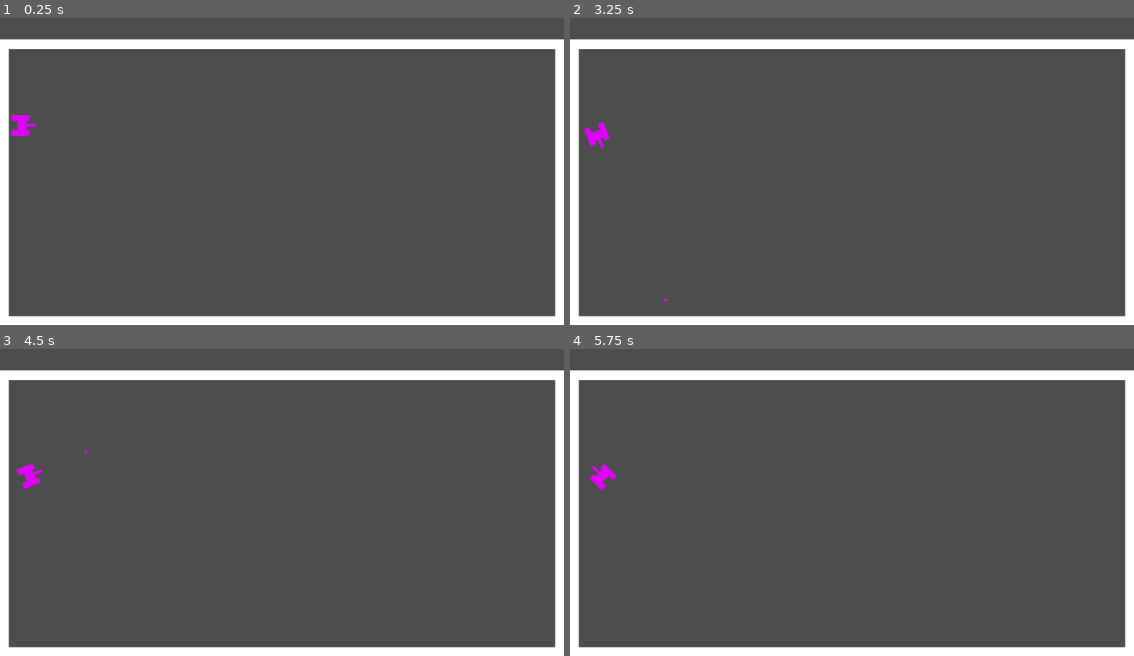
Above: before the commit, frames 1-4 (two rows, left to right).
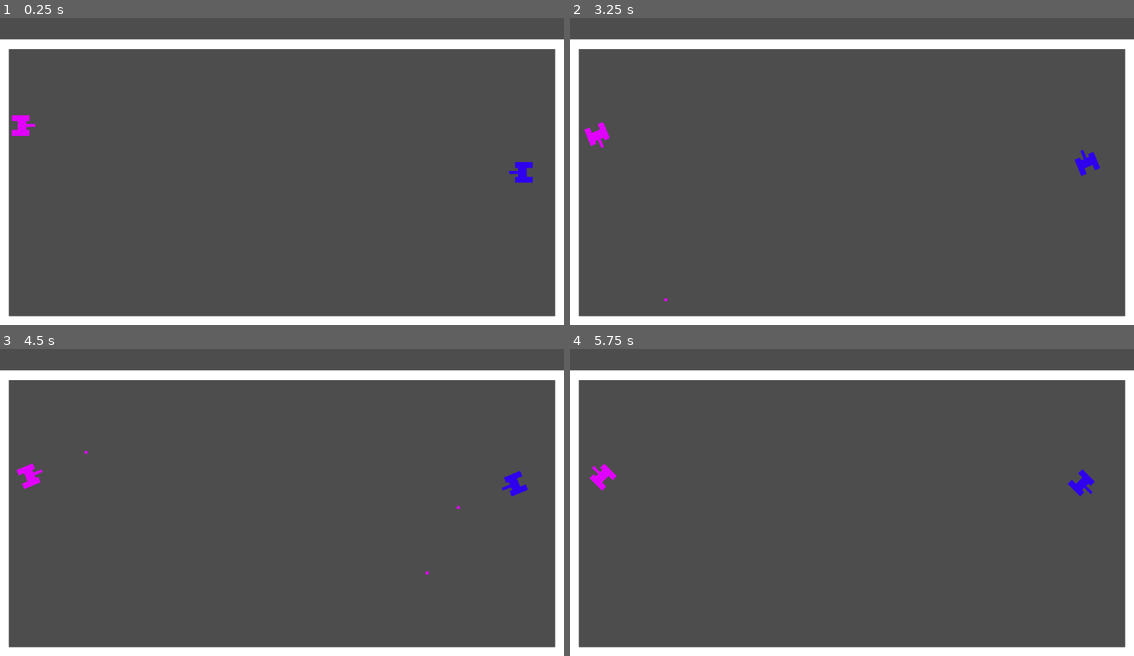
Above: after the commit, the same moments.

Repository: Jimegroxak/combat-atari-singleplayer
Game: Godot game, scene res://scripts/main.tscn
Same seed, same stepped clock (60 frames per second), same inputs: the game is played once before the commit and once after it. The project has no main scene, so this scene is started directly.
Inputs:
- Up to frame 1 (0.25 s): no input
- Up to frame 2 (3.25 s): tap Enter at 0.5 s; hold D (turn_right) 0.53-1.28 s; tap Space (shoot) every 0.75 s from 0.6 to 2.85 s; hold A (turn_left) 1.28-2.03 s; hold D (turn_right) 2.03-2.78 s; hold W (move_up) from 2.78 s (still down)
- Up to frame 3 (4.5 s): release W (move_up) at 3.53 s; hold A (turn_left) from 3.53 s (still down); tap Space (shoot) at 3.6, 4.35 s
- Up to frame 4 (5.75 s): keep holding A (turn_left); tap Space (shoot) at 5.1 s

The runs differ from the first frame. In frame 1, 0.2% of the frame differs, in the area x 90-95%, y 46-54%; in frame 2, 0.2%; in frame 3, 0.2%, in the area x 75-94%, y 39-74%; in frame 4, 0.2%.

Commit message:
Added collision detection between two tanks and bullet curve mechanic

Diff:
--- a/bullet.tscn
+++ b/bullet.tscn
@@ -7,8 +7,10 @@
 size = Vector2(1, 1)
 
 [node name="Area2D" type="Area2D"]
+z_index = -3
 position = Vector2(131, 131)
 scale = Vector2(6, 6)
+monitorable = false
 script = ExtResource("2_afr38")
 
 [node name="CollisionShape2D" type="CollisionShape2D" parent="."]
--- /dev/null
+++ b/character_body_2d.gd
@@ -0,0 +1 @@
+extends Area2D
--- a/scripts/bullet.gd
+++ b/scripts/bullet.gd
@@ -1,12 +1,16 @@
 extends Area2D
 
 var speed = 1040
+var screen_size
+var tank
 # Called when the node enters the scene tree for the first time.
 func _ready() -> void:
-	pass # Replace with function body.
-
+	screen_size = get_viewport_rect().size
 
 # Called every frame. 'delta' is the elapsed time since the previous frame.
 func _process(delta: float) -> void:
 	var real_vel = Vector2(cos(global_rotation), sin(global_rotation)).normalized() * speed
 	position += real_vel * delta
+	if position.x < 0 or position.x > screen_size.x or position.y < 64 or position.y > screen_size.y:
+		queue_free()
+	global_rotation = tank.transform.get_rotation()
--- a/scripts/bullet_spawner.gd
+++ b/scripts/bullet_spawner.gd
@@ -17,6 +17,7 @@
 
 func shoot():
 	var b = Bullet.instantiate()
+	b.tank = owner
 	#b.get_node("Sprite2D").texture = bullet_texture
 	b.set_collision_layer_value(owner.player_id + 2, true)
 	owner.owner.add_child(b)
--- a/scripts/main.tscn
+++ b/scripts/main.tscn
@@ -2,21 +2,14 @@
 
 [ext_resource type="PackedScene" uid="uid://yy2tmxnuqn4d" path="res://tank.tscn" id="1_qk5rr"]
 [ext_resource type="Texture2D" uid="uid://ct4h2u2jyuwwm" path="res://sprites/SquareTestSprite.png" id="2_mf1t4"]
-
-[sub_resource type="RectangleShape2D" id="RectangleShape2D_t7lrf"]
-size = Vector2(8, 7)
+[ext_resource type="PackedScene" uid="uid://bxq48nrpnkclb" path="res://tank_cpu.tscn" id="3_1ukdv"]
 
 [node name="Main" type="Node2D"]
 
 [node name="Tank" parent="." instance=ExtResource("1_qk5rr")]
 position = Vector2(48, 240)
 
-[node name="Area2D" type="Area2D" parent="Tank"]
-
-[node name="CollisionShape2D" type="CollisionShape2D" parent="Tank/Area2D"]
-shape = SubResource("RectangleShape2D_t7lrf")
-
-[node name="StaticBody2D" type="StaticBody2D" parent="."]
+[node name="StaticBody2D" type="Node2D" parent="."]
 
 [node name="Sprite2D" type="Sprite2D" parent="StaticBody2D"]
 position = Vector2(576, 74)
@@ -40,4 +33,8 @@
 scale = Vector2(2.24, 0.08)
 texture = ExtResource("2_mf1t4")
 
+[node name="Tank2" parent="." instance=ExtResource("3_1ukdv")]
+position = Vector2(1064, 336)
+rotation = 3.14159
+
 [editable path="Tank"]
--- a/tank.gd
+++ b/tank.gd
@@ -3,7 +3,9 @@
 @export var player_id = 1
 
 var speed = 55 # should move across screen in about 19 seconds
+var real_vel
 var screen_size # Size of the game window
+var d
 
 var can_turn = true
 
@@ -13,6 +15,7 @@
 
 # Called every frame. 'delta' is the elapsed time since the previous frame.
 func _process(delta: float) -> void:
+	d = delta
 	handle_movement(delta)
 	handle_rotation(delta)
 
@@ -23,7 +26,7 @@
 		velocity = 1
 
 	if velocity > 0:
-		var real_vel = Vector2(cos(global_rotation), sin(global_rotation)).normalized() * speed
+		real_vel = Vector2(cos(global_rotation), sin(global_rotation)).normalized() * speed
 		position += real_vel * delta
 		if position.x < 40 or position.x > screen_size.x - 40 or position.y < 100 or position.y > screen_size.y - 40:
 			position -= 20*real_vel * delta
@@ -47,3 +50,8 @@
 
 func _on_rotate_timer_timeout() -> void:
 	can_turn = true
+
+
+func _on_area_2d_area_entered(area: Area2D) -> void:
+	position -= 20*real_vel * d
+	position = position.clamp(Vector2(40,100), screen_size-Vector2(40,40))
--- a/tank.tscn
+++ b/tank.tscn
@@ -1,9 +1,13 @@
-[gd_scene load_steps=5 format=3 uid="uid://yy2tmxnuqn4d"]
+[gd_scene load_steps=7 format=3 uid="uid://yy2tmxnuqn4d"]
 
 [ext_resource type="Texture2D" uid="uid://c6a8cvl2f6x4k" path="res://sprites/tank.png" id="1_33chc"]
 [ext_resource type="Script" path="res://tank.gd" id="2_85vu7"]
 [ext_resource type="Script" path="res://scripts/bullet_spawner.gd" id="3_vpirl"]
 [ext_resource type="PackedScene" uid="uid://b8bfoigal0isx" path="res://bullet.tscn" id="4_krjow"]
+[ext_resource type="Script" path="res://character_body_2d.gd" id="5_ed8qq"]
+
+[sub_resource type="RectangleShape2D" id="RectangleShape2D_ig2c7"]
+size = Vector2(6, 7)
 
 [node name="Tank" type="Sprite2D"]
 position = Vector2(142, 210)
@@ -19,4 +23,13 @@
 script = ExtResource("3_vpirl")
 Bullet = ExtResource("4_krjow")
 
+[node name="Area2D" type="Area2D" parent="."]
+disable_mode = 2
+script = ExtResource("5_ed8qq")
+
+[node name="CollisionShape2D" type="CollisionShape2D" parent="Area2D"]
+position = Vector2(-1, 0)
+shape = SubResource("RectangleShape2D_ig2c7")
+
 [connection signal="timeout" from="RotateTimer" to="." method="_on_rotate_timer_timeout"]
+[connection signal="area_entered" from="Area2D" to="." method="_on_area_2d_area_entered"]
--- /dev/null
+++ b/tank_cpu.gd
@@ -0,0 +1,57 @@
+extends Sprite2D
+
+@export var player_id = 2
+
+var speed = 55 # should move across screen in about 19 seconds
+var real_vel
+var screen_size # Size of the game window
+var d
+
+var can_turn = true
+
+# Called when the node enters the scene tree for the first time.
+func _ready() -> void:
+	screen_size = get_viewport_rect().size
+
+# Called every frame. 'delta' is the elapsed time since the previous frame.
+func _process(delta: float) -> void:
+	d = delta
+	handle_movement(delta)
+	handle_rotation(delta)
+
+func handle_movement(delta: float):
+	var velocity = 0 # The player's movement vector
+
+	if Input.is_action_pressed("move_up"):
+		velocity = 1
+
+	if velocity > 0:
+		real_vel = Vector2(cos(global_rotation), sin(global_rotation)).normalized() * speed
+		position += real_vel * delta
+		if position.x < 40 or position.x > screen_size.x - 40 or position.y < 100 or position.y > screen_size.y - 40:
+			position -= 20*real_vel * delta
+		position = position.clamp(Vector2(40,100), screen_size-Vector2(40,40))
+
+
+func handle_rotation(delta):
+	var a_vel = 0
+
+	if can_turn:
+		if Input.is_action_pressed("turn_left"):
+			rotate(deg_to_rad(-22.5))
+			can_turn = false
+			get_node("RotateTimer").start()
+
+		elif Input.is_action_pressed("turn_right"):
+			rotate(deg_to_rad(22.5))
+			can_turn = false
+			get_node("RotateTimer").start()
+
+
+func _on_rotate_timer_timeout() -> void:
+	can_turn = true
+
+
+func _on_area_2d_area_entered(area: Area2D) -> void:
+	position -= 20*real_vel * d
+	position = position.clamp(Vector2(40,100), screen_size-Vector2(40,40))
--- /dev/null
+++ b/tank_cpu.tscn
@@ -0,0 +1,9 @@
+[gd_scene load_steps=3 format=3 uid="uid://bxq48nrpnkclb"]
+
+[ext_resource type="PackedScene" uid="uid://yy2tmxnuqn4d" path="res://tank.tscn" id="1_37x0v"]
+[ext_resource type="Script" path="res://tank_cpu.gd" id="2_o5hd7"]
+
+[node name="Tank" instance=ExtResource("1_37x0v")]
+modulate = Color(0.203922, 0.776471, 0.933333, 1)
+script = ExtResource("2_o5hd7")
+player_id = 2
